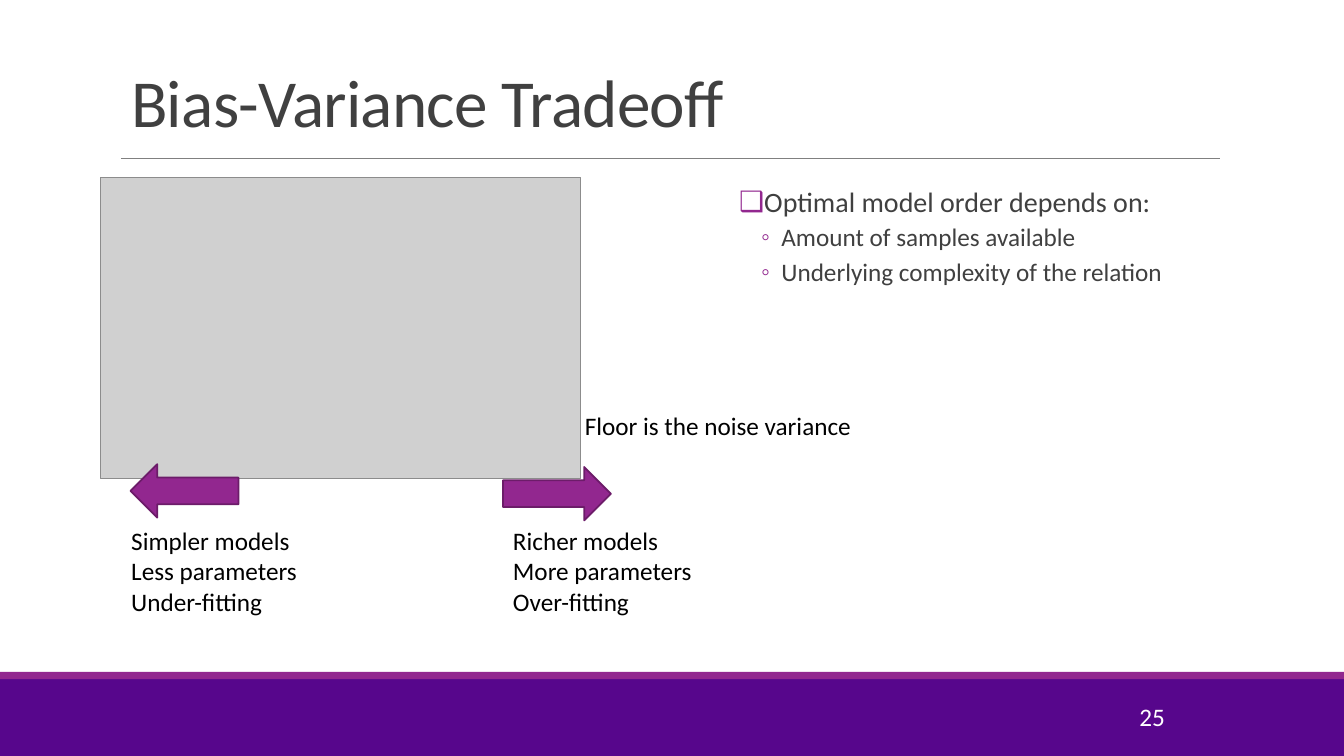
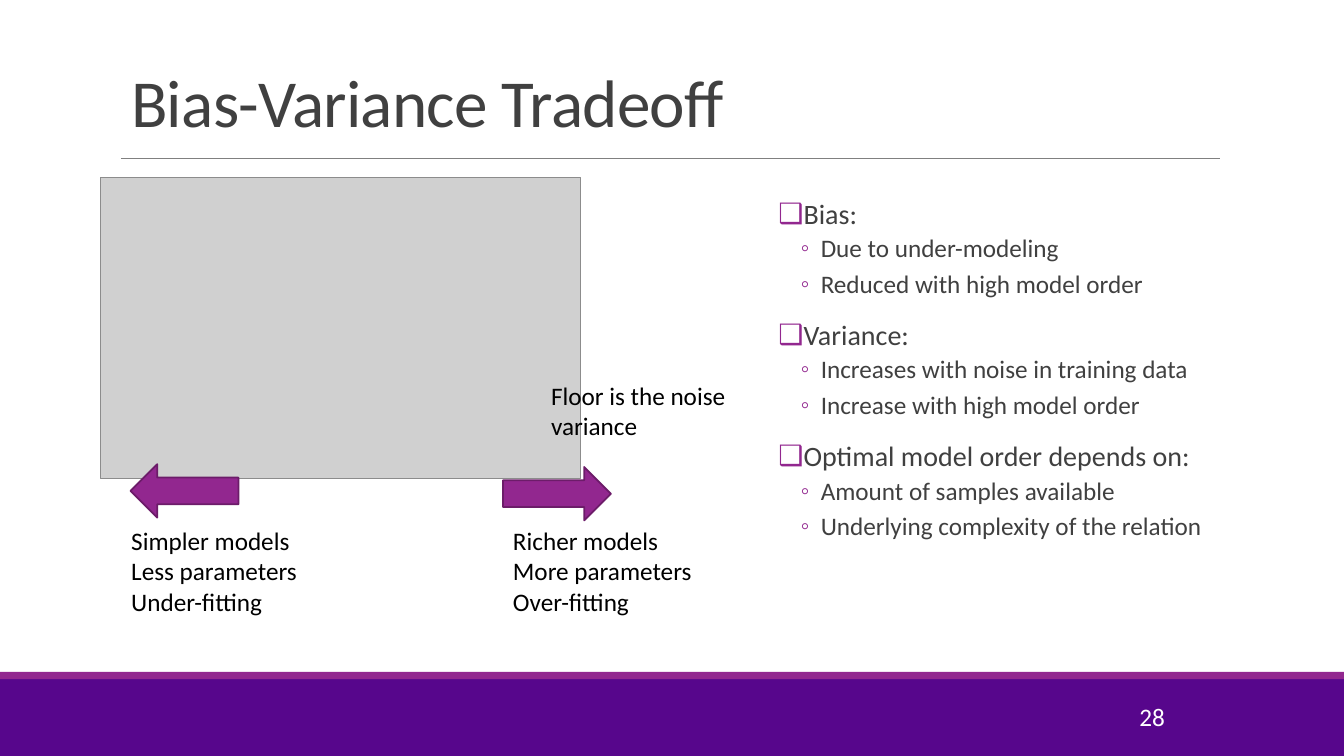
Before and after one commit to joshzzl/introml, a slide deck: slide 28 of lectures/Lect04_ModelSelection.pptx (slide 25 before the commit). Drawn at 1344x756 pixels with LibreOffice and Linux fonts; fonts in the diff are those of the drawing; grey boxes stand for pictures; background and template pictures are left out. Boxes give left, top, right and bottom in pixels: in the first picture for what was removed or moved away, otherwise in the second. Text is boxed around its words. In the diff, an @@ line names an element or a change of style, - is before the commit and + after.

Commit message:
Updated the model selection and multi-variable slides.

```diff
--- a/lectures/Lect04_ModelSelection.pptx
+++ b/lectures/Lect04_ModelSelection.pptx
@@ text "Bias:": place and size @@
-text "Bias:" at [764, 192, 1162, 286]
+text "Bias:" at [804, 205, 1201, 540]
@@ text at [804, 205, 1187, 419]: paragraphs added @@
+❑ Bias:
+  ◦ Due to under-modeling
+  ◦ Reduced with high model order
+❑ Variance:
+  ◦ Increases with noise in training data
+  ◦ Increase with high model order
@@ text "Floor is the noise variance" rewrapped from [585, 417, 851, 436] to [551, 384, 726, 441] @@
@@ page number at [1139, 708, 1165, 727]: text changed @@
-25
+28
```
Also in this commit, not shown: 15 other slides changed, 16 slides added, 1 slide removed, 13 other files.
